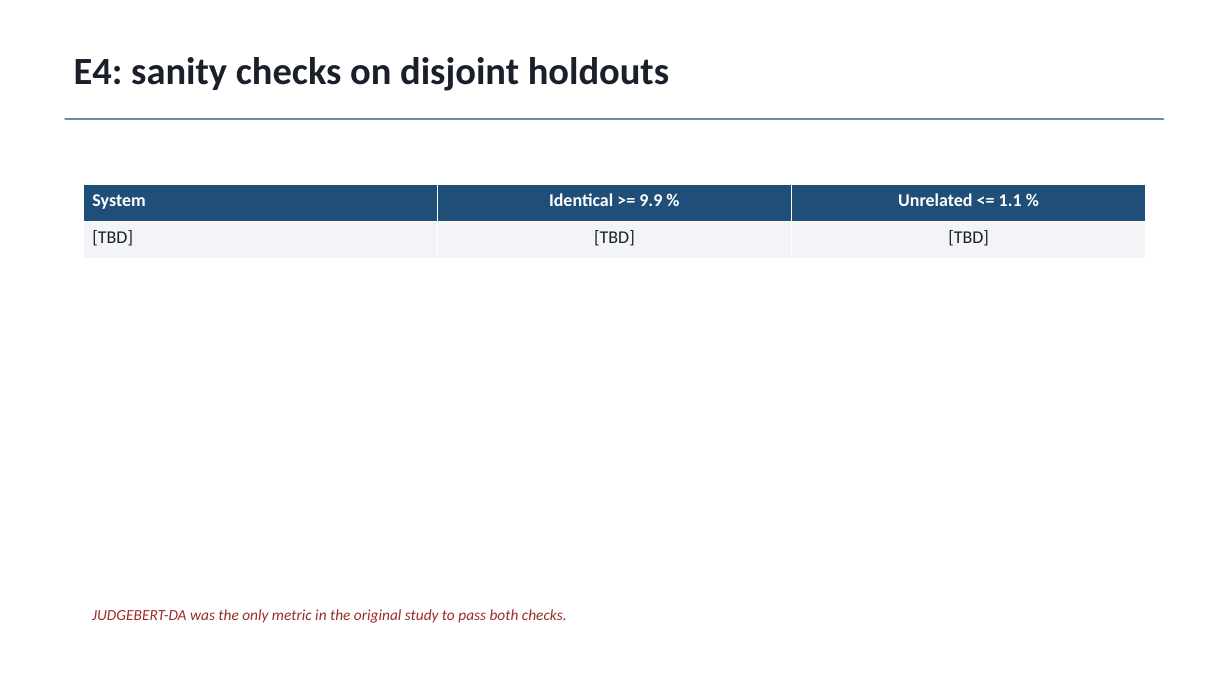
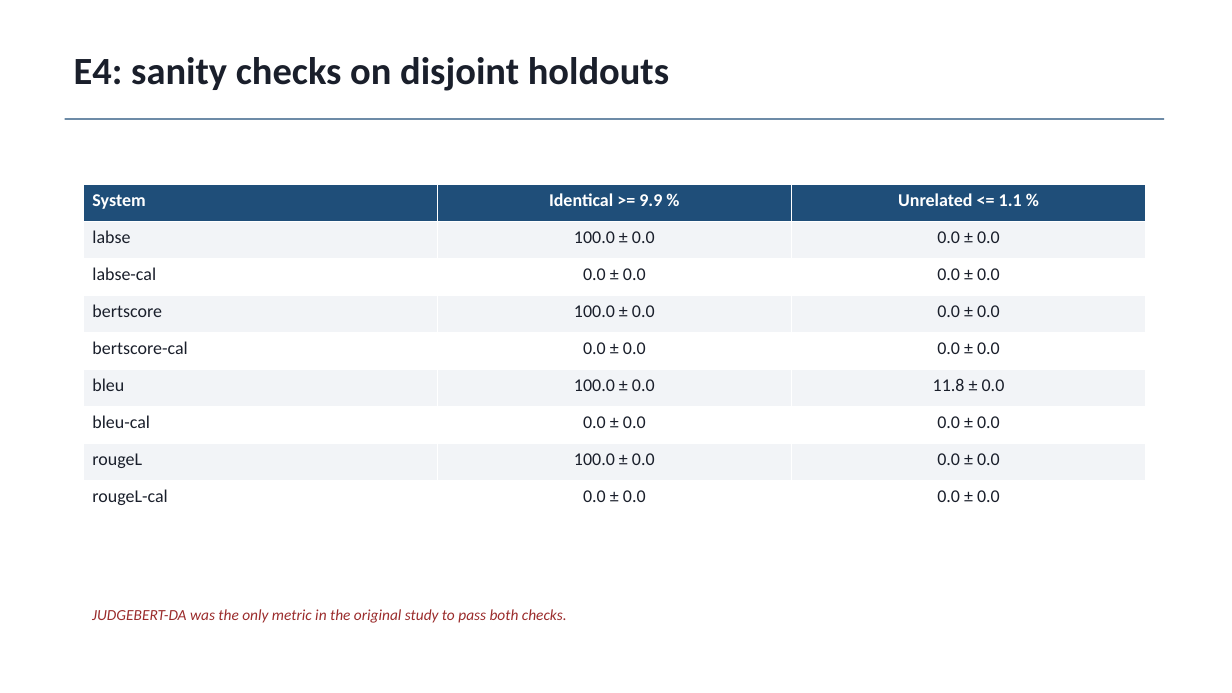
Before and after one commit to atharv-0509/legal-meaning-preservation-hi-en, a slide deck: slide 13 of paper/out/LMP_slides.pptx. Drawn at 1232x693 pixels with LibreOffice and Linux fonts; fonts in the diff are those of the drawing. Boxes give left, top, right and bottom in pixels: in the first picture for what was removed or moved away, otherwise in the second. Text is boxed around its words. In the diff, an @@ line names an element or a change of style, - is before the commit and + after.

```diff
--- a/paper/out/LMP_slides.pptx
+++ b/paper/out/LMP_slides.pptx
@@ table at bbox=[83, 185, 1145, 518] @@
-row 2: [TBD] | [TBD] | [TBD]
+row 2: labse | 100.0 ± 0.0 | 0.0 ± 0.0
+row 3: labse-cal | 0.0 ± 0.0 | 0.0 ± 0.0
+row 4: bertscore | 100.0 ± 0.0 | 0.0 ± 0.0
+row 5: bertscore-cal | 0.0 ± 0.0 | 0.0 ± 0.0
+row 6: bleu | 100.0 ± 0.0 | 11.8 ± 0.0
+row 7: bleu-cal | 0.0 ± 0.0 | 0.0 ± 0.0
+row 8: rougeL | 100.0 ± 0.0 | 0.0 ± 0.0
+row 9: rougeL-cal | 0.0 ± 0.0 | 0.0 ± 0.0
```
Also in this commit, not shown: 2 other slides changed, 4 other files.
